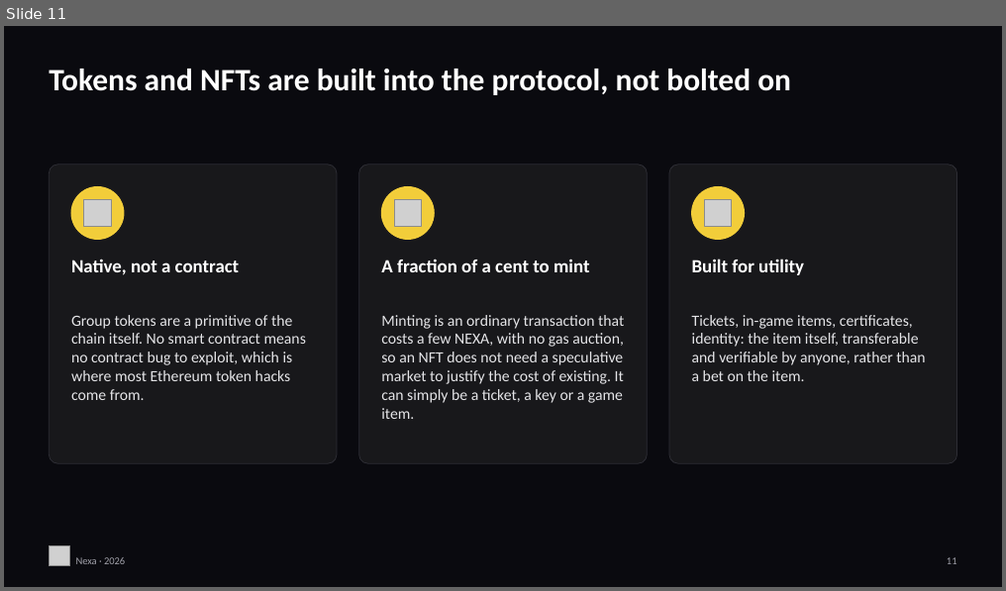
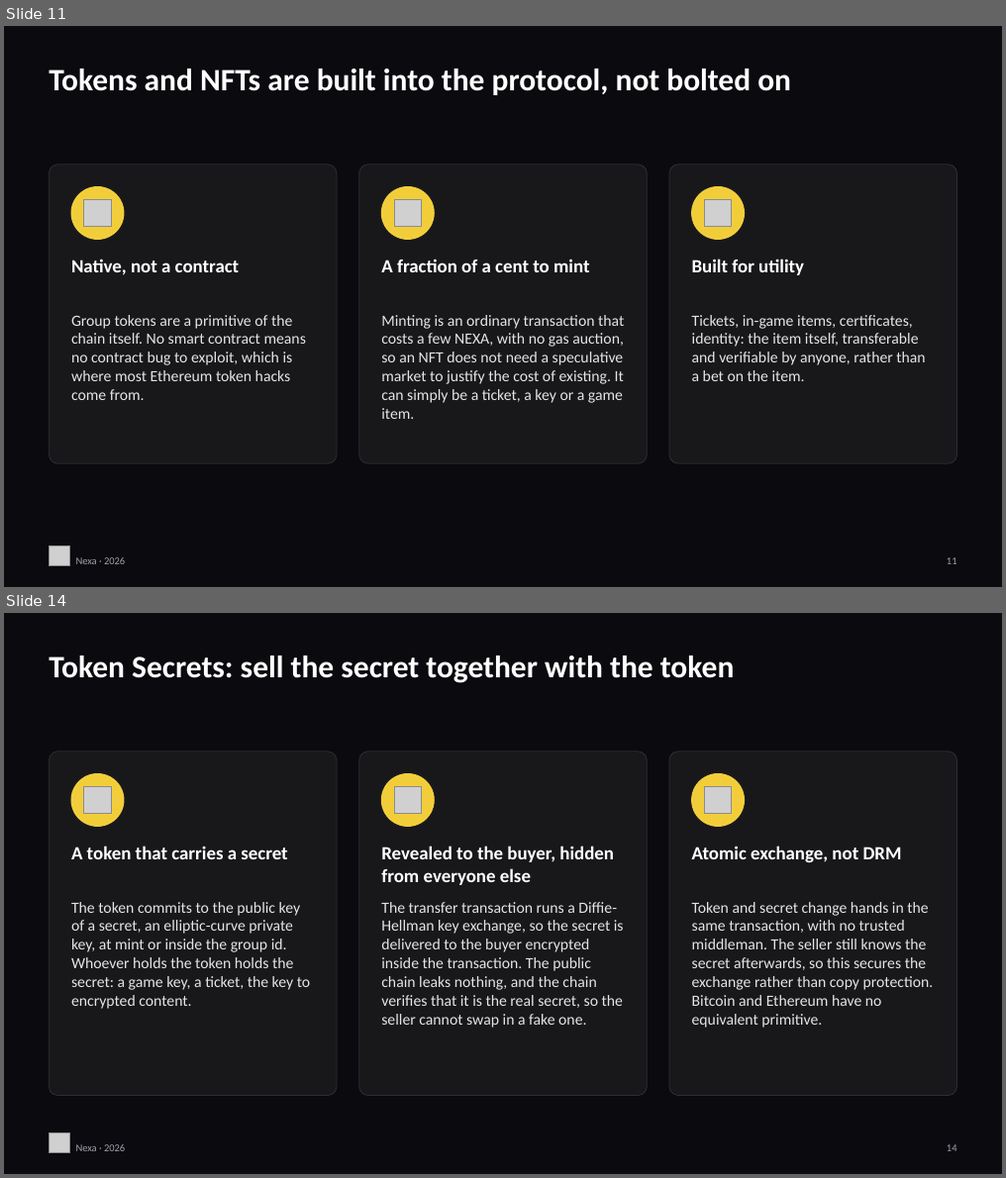
Before and after one commit to jQrgen/presentations, a slide deck: docs/nexa-vs-bitcoin-ethereum/Nexa-vs-Bitcoin-Ethereum.pptx. Shown one above the other, each under a label of ours: slide 11 before the commit, slides 11 and 14 after it; the slides between them are not shown. The pictures are 1006x591 and 1006x1178 pixels, drawn with LibreOffice and Linux fonts; fonts in the diff are those of the drawing; grey boxes stand for pictures. Boxes give left, top, right and bottom in pixels: in the first picture for what was removed or moved away, otherwise in the second. Text is boxed around its words. In the diff, an @@ line names an element or a change of style, - is before the commit and + after.

Commit message:
Nexa deck: authority batons, Token Secrets, wallet identity and payments, Tailstorm (19 slides)

```diff
--- a/docs/nexa-vs-bitcoin-ethereum/Nexa-vs-Bitcoin-Ethereum.pptx
+++ b/docs/nexa-vs-bitcoin-ethereum/Nexa-vs-Bitcoin-Ethereum.pptx
@@ slide 14 added at (4, 613, 1002, 1174), background #0A0A0F @@
@@ text added at (49, 656, 735, 683), 30 pt, text #FFFFFF, bold @@
+Token Secrets: sell the secret together with the token
@@ rounded rectangle added at (49, 752, 337, 1096), fill #18181B, outline #2E2E35 0.75 pt @@
@@ rounded rectangle added at (358, 752, 647, 1096), fill #18181B, outline #2E2E35 0.75 pt @@
@@ rounded rectangle added at (669, 752, 957, 1096), fill #18181B, outline #2E2E35 0.75 pt @@
@@ ellipse added at (71, 774, 124, 827), fill #F2CD3A, outline #F2CD3A 1 pt @@
@@ picture added at (84, 786, 111, 814) @@
@@ ellipse added at (381, 774, 434, 827), fill #F2CD3A, outline #F2CD3A 1 pt @@
@@ picture added at (394, 786, 421, 814) @@
@@ ellipse added at (692, 774, 745, 827), fill #F2CD3A, outline #F2CD3A 1 pt @@
@@ picture added at (705, 786, 732, 814) @@
@@ text added at (71, 846, 287, 860), 18 pt, text #FFFFFF, bold @@
+A token that carries a secret
@@ text added at (381, 846, 614, 885), 18 pt, text #FFFFFF, bold @@
+Revealed to the buyer, hidden from everyone else
@@ text added at (692, 846, 902, 863), 18 pt, text #FFFFFF, bold @@
+Atomic exchange, not DRM
@@ text added at (71, 902, 310, 1009), 15 pt, text #E4E4E7 @@
+The token commits to the public key of a secret, an elliptic-curve private key, at mint or inside the group id. Whoever holds the token holds the secret: a game key, a ticket, the key to encrypted content.
@@ text added at (381, 902, 624, 1028), 15 pt, text #E4E4E7 @@
+The transfer transaction runs a Diffie-Hellman key exchange, so the secret is delivered to the buyer encrypted inside the transaction. The public chain leaks nothing, and the chain verifies that it is the real secret, so the seller cannot swap in a fake one.
@@ text added at (692, 902, 934, 1028), 15 pt, text #E4E4E7 @@
+Token and secret change hands in the same transaction, with no trusted middleman. The seller still knows the secret afterwards, so this secures the exchange rather than copy protection. Bitcoin and Ethereum have no equivalent primitive.
@@ picture added at (49, 1134, 70, 1154) @@
@@ text added at (76, 1145, 125, 1152), 10 pt, text #A1A1AA @@
+Nexa · 2026
@@ text added at (946, 1145, 957, 1152), 10 pt, text #A1A1AA @@
+14
```
Also in this commit, not shown: 6 slides changed, 2 other slides added, 27 other files.
